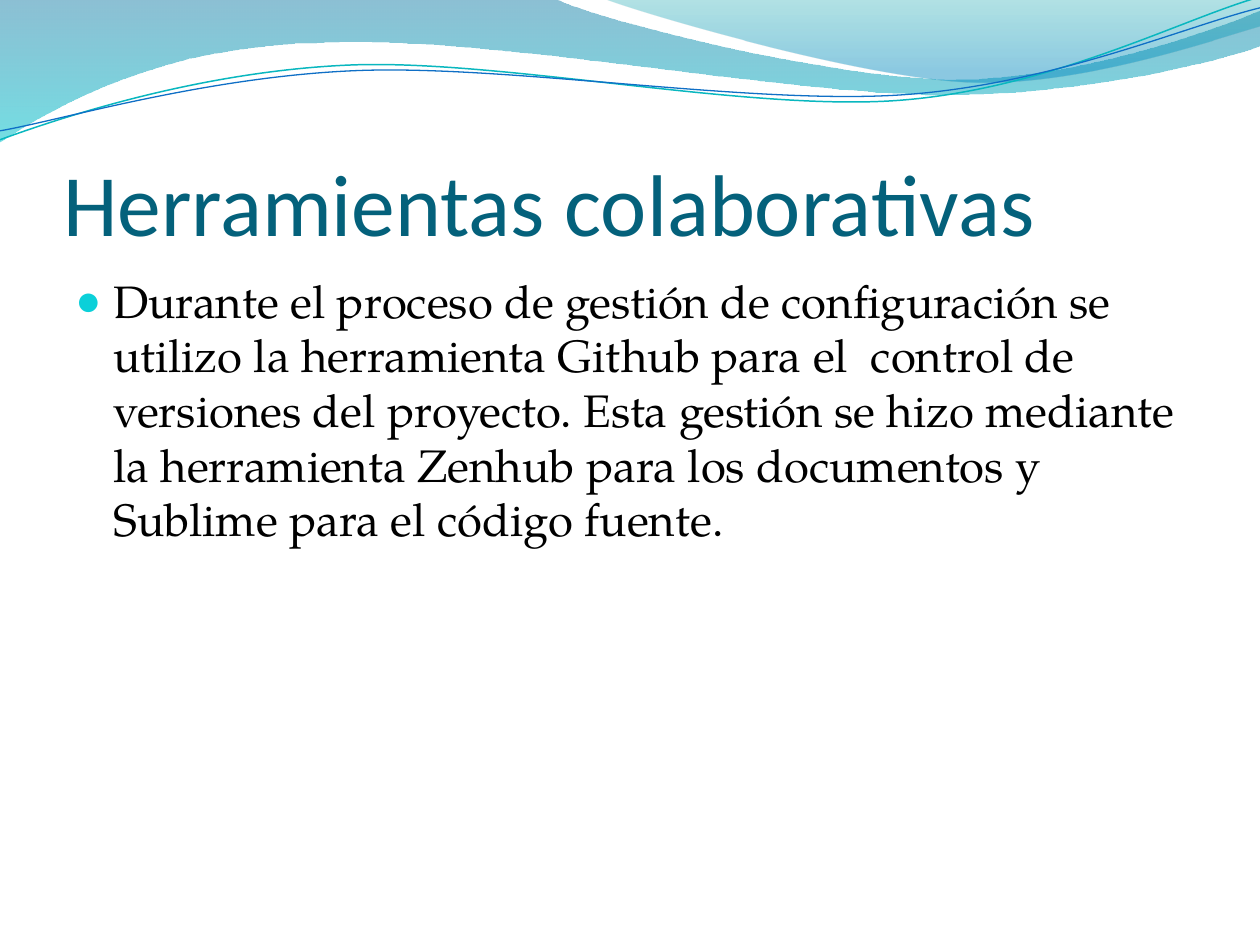
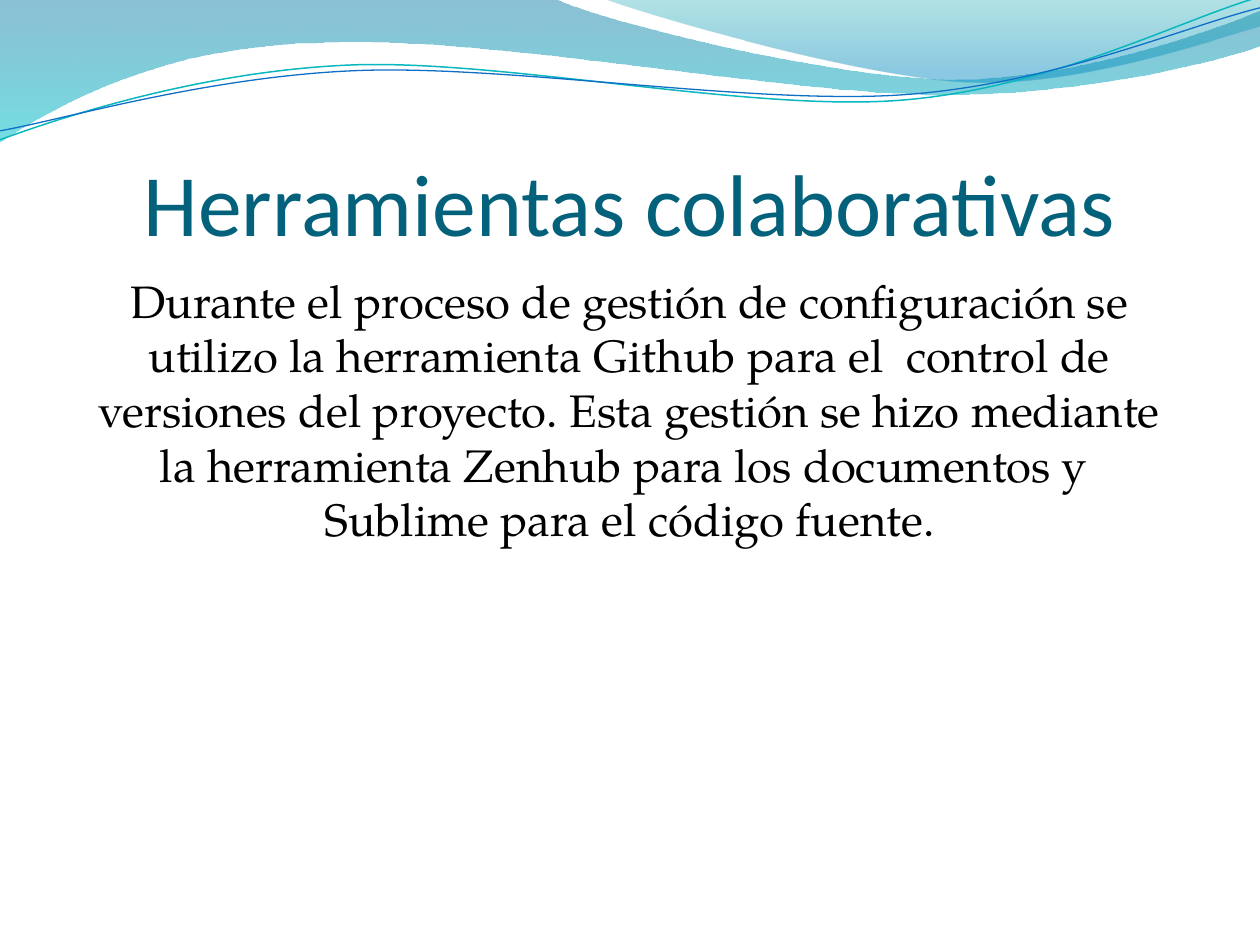
Before and after one commit to francben/proyectoDeliberyApp, a slide deck: slide 24 of Para Presentacion final.pptx (slide 10 before the commit). Drawn at 1260x945 pixels with LibreOffice and Linux fonts; fonts in the diff are those of the drawing; background and template pictures are left out. Boxes give left, top, right and bottom in pixels: in the first picture for what was removed or moved away, otherwise in the second. Text is boxed around its words. In the diff, an @@ line names an element or a change of style, - is before the commit and + after.

```diff
--- a/Para Presentacion final.pptx
+++ b/Para Presentacion final.pptx
@@ title "Herramientas colaborativas" at <box>144,175,1115,237</box>: alignment left to centre @@
@@ text "Durante el proceso de gestión ..." at <box>99,284,1160,549</box>: alignment left to centre; bullet ● to none @@
```
Also in this commit, not shown: 10 other slides changed, 18 slides added, 2 slides removed, 2 other files.
